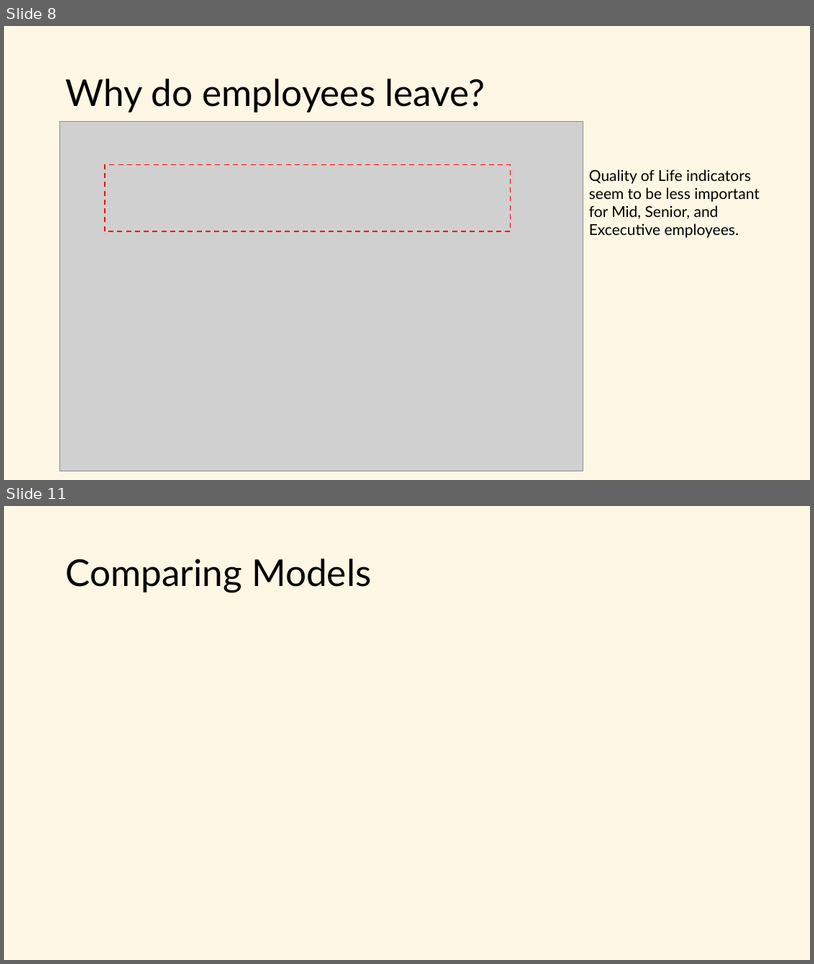
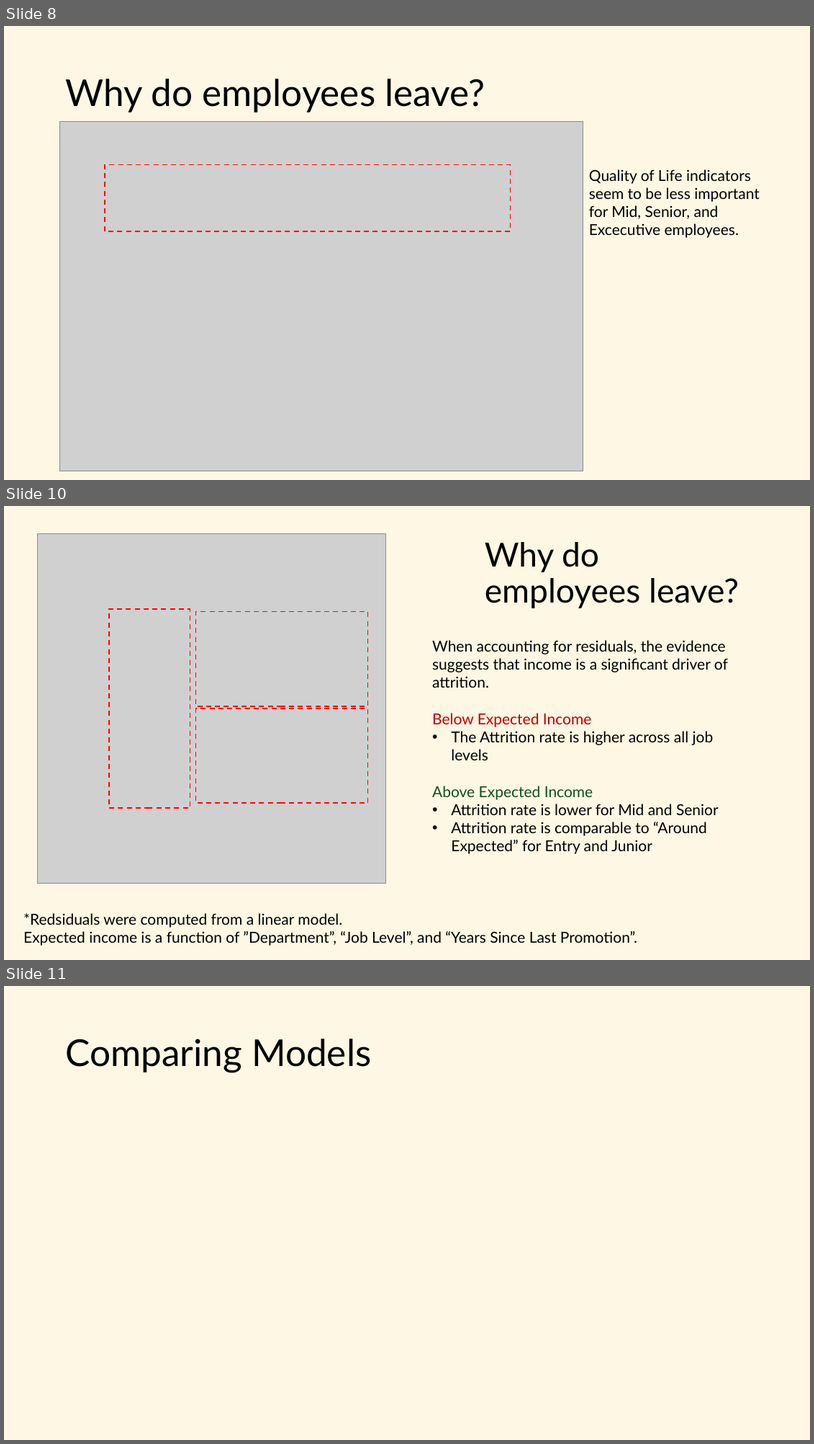
Before and after one commit to Lone-Wolfgang/CaseStudy1DDS, a slide deck: Presentation.pptx. Shown one above the other, each under a label of ours: slides 8 and 11 before the commit, slides 8, 10 and 11 after it; the slides between them are not shown. The pictures are 814x964 and 814x1444 pixels, drawn with LibreOffice and Linux fonts; fonts in the diff are those of the drawing; grey boxes stand for pictures. Boxes give left, top, right and bottom in pixels: in the first picture for what was removed or moved away, otherwise in the second. Text is boxed around its words. In the diff, an @@ line names an element or a change of style, - is before the commit and + after.

```diff
--- a/Presentation.pptx
+++ b/Presentation.pptx
@@ slide 10 added at [4,506,810,960], background #FEF7E3 @@
@@ picture added at [37,534,386,883] @@
@@ title added at [485,542,739,608], 39.6 pt, text #000000 @@
+Why do employees leave?
@@ rectangle added at [109,609,190,808], outline #FF0000 1.5 pt dashed @@
@@ rectangle added at [196,611,368,705], outline #FF0000 1.5 pt dashed @@
@@ text added at [432,640,728,854], 18 pt, text #000000 @@
+When accounting for residuals, the evidence suggests that income is a significant driver of attrition.
+Below Expected Income
+• The Attrition rate is higher across all job levels
+Above Expected Income
+• Attrition rate is lower for Mid and Senior
+• Attrition rate is comparable to “Around Expected” for Entry and Junior
@@ rectangle added at [196,708,368,803], outline #FF0000 1.5 pt dashed @@
@@ text added at [23,913,638,945], 18 pt, text #000000 @@
+*Redsiduals were computed from a linear model.
+Expected income is a function of ”Department”, “Job Level”, and “Years Since Last Promotion”.
```
Also in this commit, not shown: 5 slides changed, 1 other slide added, 1 slide removed, 2 other files.
